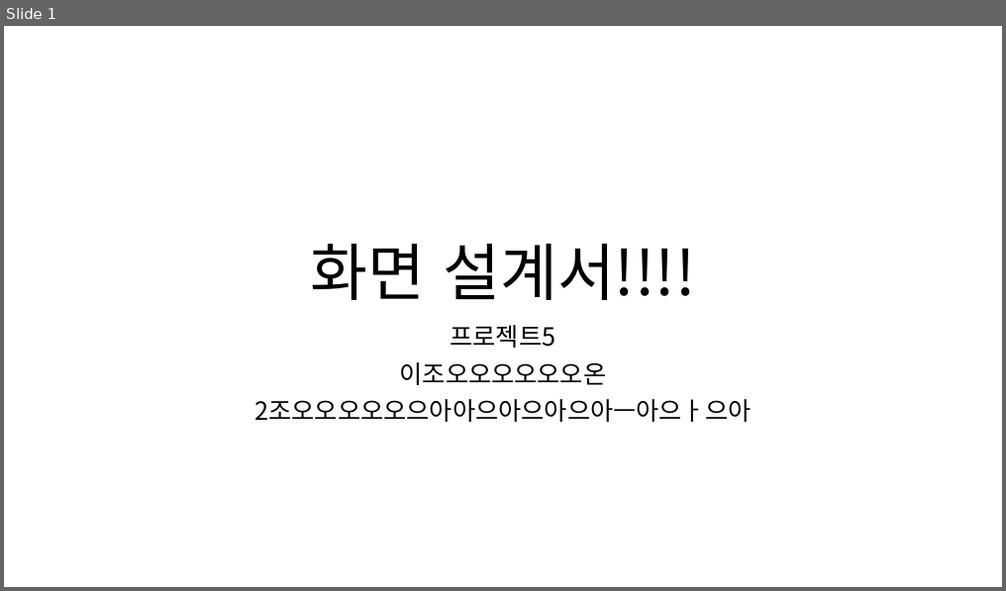
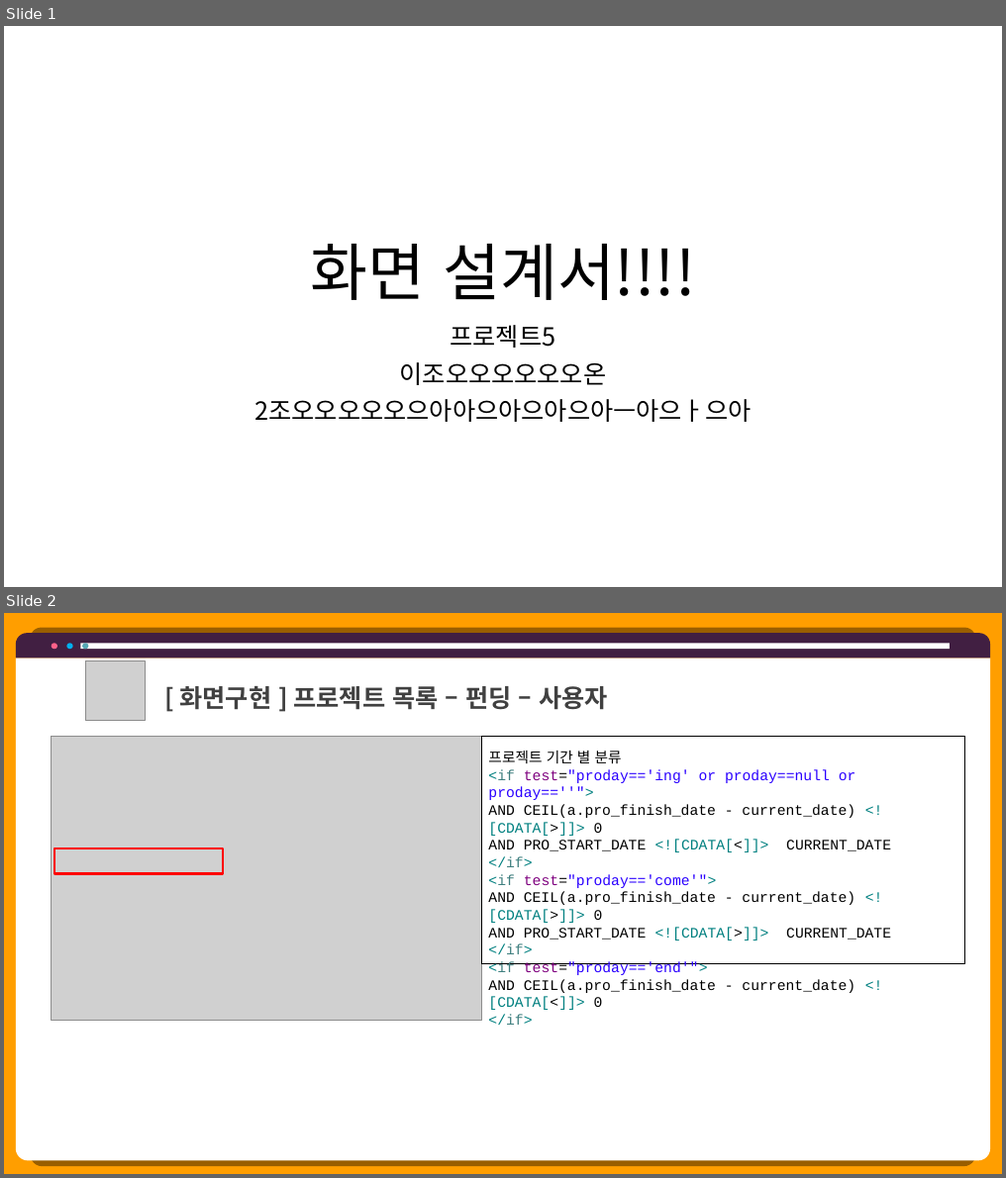
Before and after one commit to hhsw07/ezen-academy-projects, a slide deck: 0 발표용 파워포인트/0529 4차발표/0529 project06 - 파워포인트 - 민기.pptx. Shown one above the other, each under a label of ours: slide 1 before the commit, slides 1 and 2 after it. The pictures are 1006x591 and 1006x1178 pixels, drawn with LibreOffice and Linux fonts; fonts in the diff are those of the drawing; grey boxes stand for pictures. Boxes give left, top, right and bottom in pixels: in the first picture for what was removed or moved away, otherwise in the second. Text is boxed around its words. In the diff, an @@ line names an element or a change of style, - is before the commit and + after.

```diff
--- a/0 발표용 파워포인트/0529 4차발표/0529 project06 - 파워포인트 - 민기.pptx
+++ b/0 발표용 파워포인트/0529 4차발표/0529 project06 - 파워포인트 - 민기.pptx
@@ slide 2 added at (4, 613, 1002, 1174), background #FF9E00 @@
@@ round same rect added at (16, 633, 991, 658), fill #411F42 @@
@@ round same rect added at (16, 658, 991, 1161), fill #FFFFFF @@
@@ ellipse added at (52, 643, 57, 649), fill #FF6189 @@
@@ ellipse added at (67, 643, 73, 649), fill #00B0F0 @@
@@ rectangle added at (80, 643, 949, 649), fill #FFFFFF @@
@@ ellipse added at (82, 643, 88, 649), fill #57A7B5 @@
@@ picture added at (85, 661, 145, 720) @@
@@ text added at (180, 686, 608, 710), 24 pt, text #404040, bold @@
+[ 화면구현 ] 프로젝트 목록 – 펀딩 – 사용자
@@ picture added at (52, 736, 481, 1020) @@
@@ rectangle added at (481, 736, 965, 964), outline #000000 0.75 pt, 14 pt, text #000000 @@
+프로젝트 기간 별 분류
+<if test="proday=='ing' or proday==null or proday==''">
+AND CEIL(a.pro_finish_date - current_date) <![CDATA[>]]> 0
+AND PRO_START_DATE <![CDATA[<]]> CURRENT_DATE
+</if>
+<if test="proday=='come'">
+AND CEIL(a.pro_finish_date - current_date) <![CDATA[>]]> 0
+AND PRO_START_DATE <![CDATA[>]]> CURRENT_DATE
+</if>
+<if test="proday=='end'">
+AND CEIL(a.pro_finish_date - current_date) <![CDATA[<]]> 0
+</if>
@@ rectangle added at (54, 848, 223, 873), outline #FF0000 2 pt @@
```
Also in this commit, not shown: 4 other slides added.
